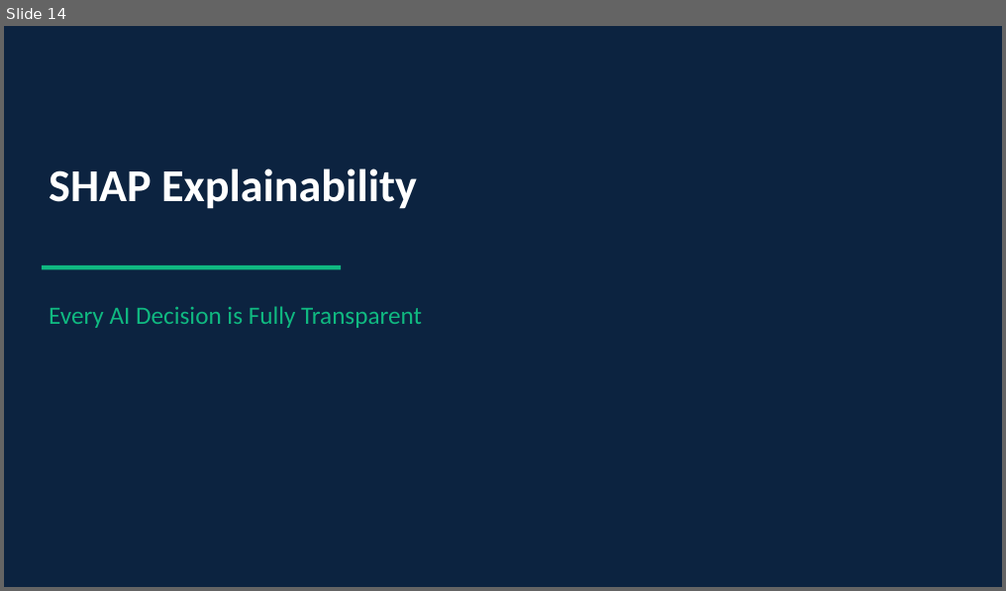
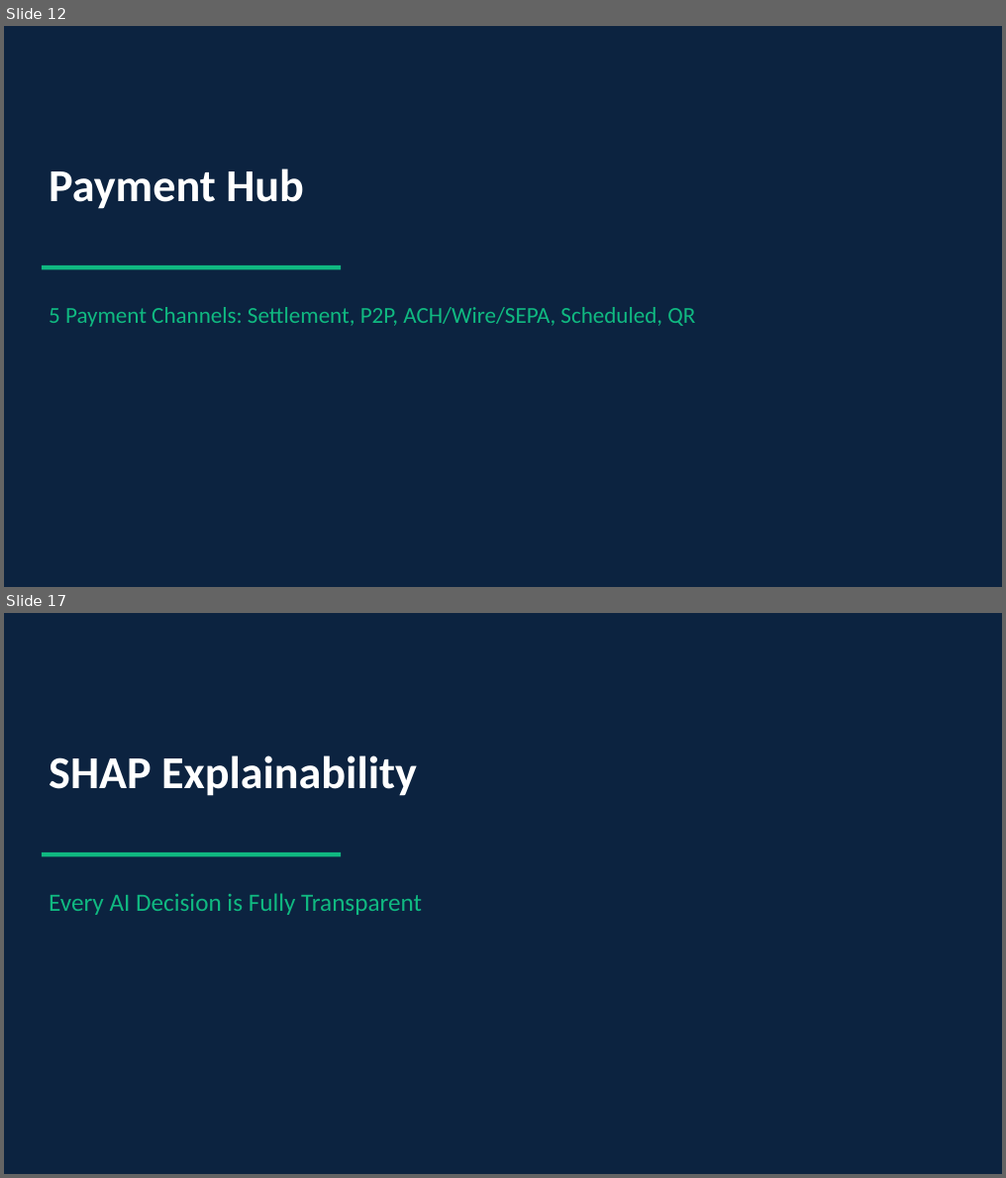
Before and after one commit to mohammedidriss/G9-IPTS, a slide deck: docs/G9-IPTS_Demo_Walkthrough.pptx. Shown one above the other, each under a label of ours: slide 14 before the commit, slides 12 and 17 after it; the slides between them are not shown. The pictures are 1006x591 and 1006x1178 pixels, drawn with LibreOffice and Linux fonts; fonts in the diff are those of the drawing. Boxes give left, top, right and bottom in pixels: in the first picture for what was removed or moved away, otherwise in the second. Text is boxed around its words. In the diff, an @@ line names an element or a change of style, - is before the commit and + after.

```diff
--- a/docs/G9-IPTS_Demo_Walkthrough.pptx
+++ b/docs/G9-IPTS_Demo_Walkthrough.pptx
@@ slide 12 added at (4,26,1002,587), background #0C2340; not listed: 1 template element that a slide beside it also shows @@
@@ text added at (49,169,304,209), 44 pt, text #FFFFFF, bold @@
+Payment Hub
@@ text added at (49,307,695,327), 22 pt, text #10B981 @@
+5 Payment Channels: Settlement, P2P, ACH/Wire/SEPA, Scheduled, QR
@@ what was slide 14 is now slide 17 @@
```
Also in this commit, not shown: 7 slides changed, 15 other slides added, 3 slides removed, 20 other files.
